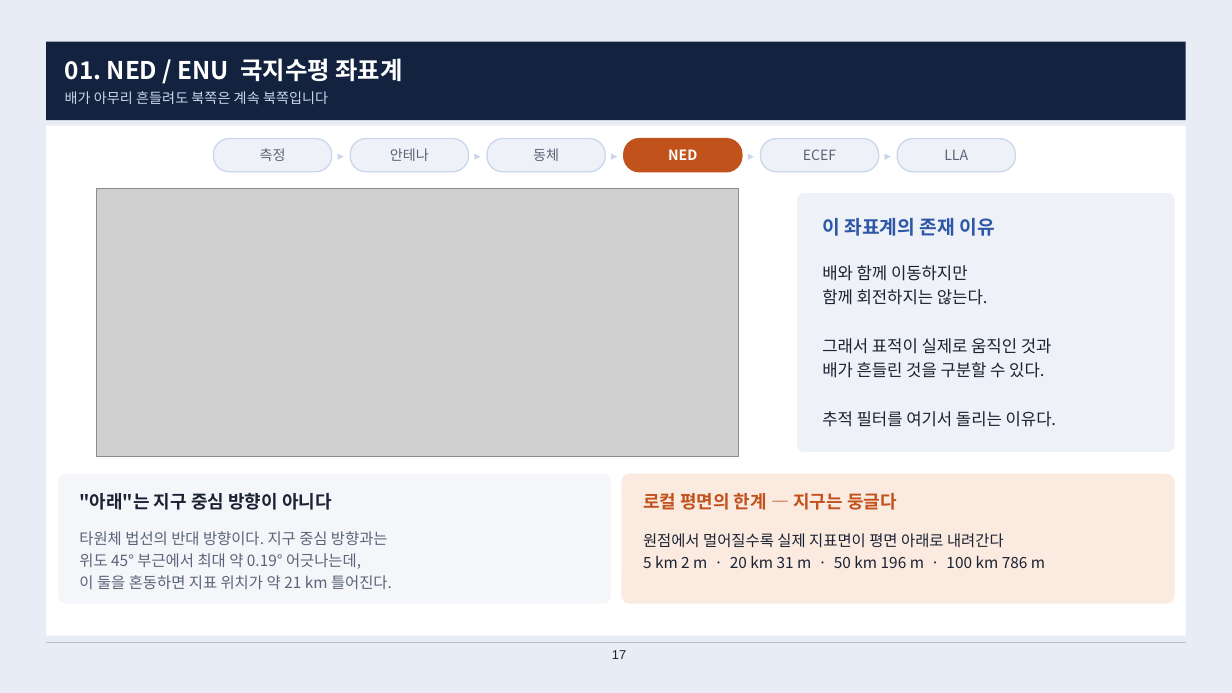
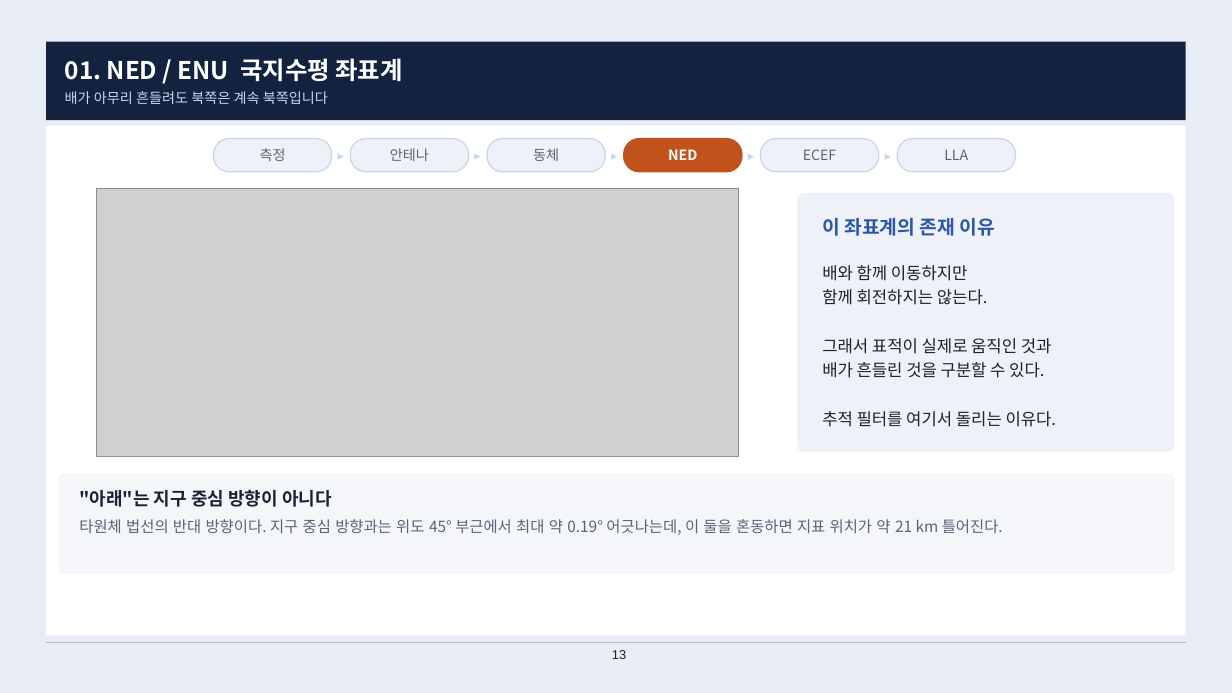
Before and after one commit to harley-hwan/IpcProc, a slide deck: slide 13 of Part2_CoordFrames/ref/산출물/Chapter2_coordinate_systems.pptx (slide 17 before the commit). Drawn at 1232x693 pixels with LibreOffice and Linux fonts; fonts in the diff are those of the drawing; grey boxes stand for pictures. Boxes give left, top, right and bottom in pixels: in the first picture for what was removed or moved away, otherwise in the second. Text is boxed around its words. In the diff, an @@ line names an element or a change of style, - is before the commit and + after.

```diff
--- a/Part2_CoordFrames/ref/산출물/Chapter2_coordinate_systems.pptx
+++ b/Part2_CoordFrames/ref/산출물/Chapter2_coordinate_systems.pptx
@@ rounded rectangle: place and size @@
-rounded rectangle at bbox=[57, 473, 612, 604]
+rounded rectangle at bbox=[57, 473, 1176, 575]
@@ rounded rectangle removed at bbox=[621, 473, 1176, 604] @@
@@ text removed at bbox=[643, 493, 897, 510] @@
-로컬 평면의 한계 — 지구는 둥글다
@@ text at bbox=[79, 519, 1003, 535]: text changed @@
-타원체 법선의 반대 방향이다. 지구 중심 방향과는
-위도 45° 부근에서 최대 약 0.19° 어긋나는데,
-이 둘을 혼동하면 지표 위치가 약 21 km 틀어진다.
+타원체 법선의 반대 방향이다. 지구 중심 방향과는 위도 45° 부근에서 최대 약 0.19° 어긋나는데, 이 둘을 혼동하면 지표 위치가 약 21 km 틀어진다.
@@ text "타원체 법선의 반대 방향이다. 지구 ..." at bbox=[79, 519, 1003, 535]: vertical alignment middle to top @@
@@ text removed at bbox=[643, 533, 1045, 568] @@
-원점에서 멀어질수록 실제 지표면이 평면 아래로 내려간다
-5 km 2 m · 20 km 31 m · 50 km 196 m · 100 km 786 m
@@ page number at bbox=[612, 650, 626, 659]: text changed @@
-17
+13
```
Also in this commit, not shown: 20 other slides changed, 4 slides added, 9 slides removed, 4 other files.
